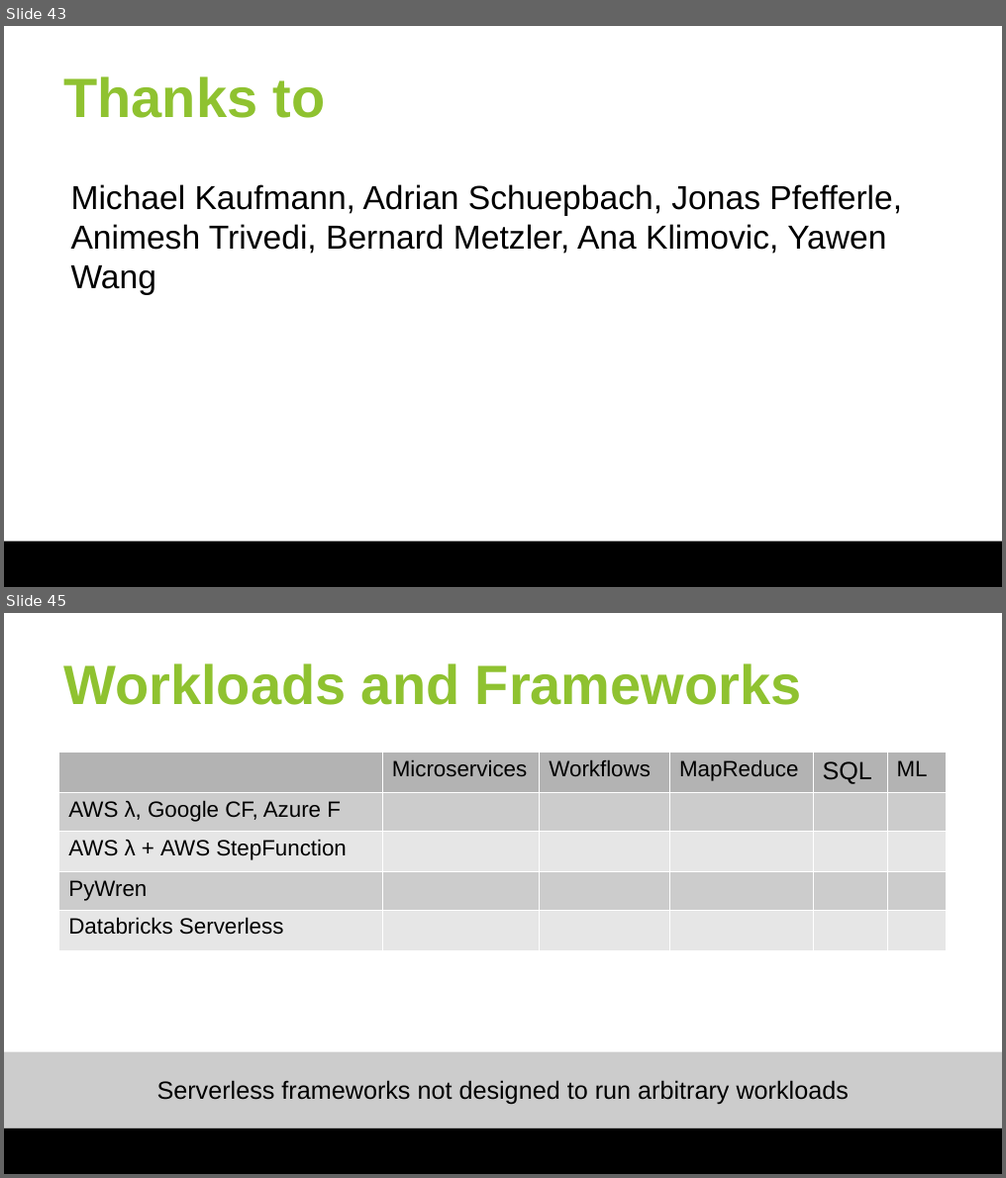
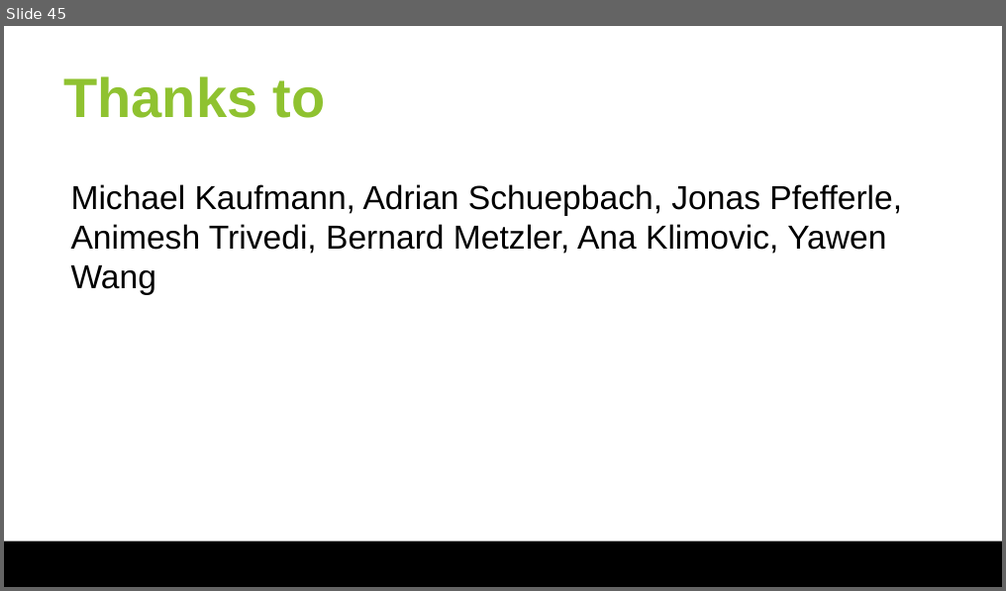
Before and after one commit to huangyibo/spark-summit-18, a slide deck: slides/spark-summit-18.odp. Shown one above the other, each under a label of ours: slides 43 and 45 before the commit, slide 45 after it; the slides between them are not shown. The pictures are 1006x1178 and 1006x591 pixels, drawn with LibreOffice and Linux fonts; fonts in the diff are those of the drawing; background and template pictures are left out. Boxes give left, top, right and bottom in pixels: in the first picture for what was removed or moved away, otherwise in the second. Text is boxed around its words. In the diff, an @@ line names an element or a change of style, - is before the commit and + after.

```diff
--- a/slides/spark-summit-18.odp
+++ b/slides/spark-summit-18.odp
@@ slide 45 removed at (4, 613, 1002, 1174), background #FFFFFF; not listed: 1 template element that a slide beside it also shows @@
@@ title removed at (64, 663, 802, 705) @@
-Workloads and Frameworks
@@ table removed at (58, 752, 945, 951), 5 rows, 6 columns @@
- | Microservices | Workflows | MapReduce | SQL | ML
-AWS λ, Google CF, Azure F |  |  |  |  | 
-AWS λ + AWS StepFunction |  |  |  |  | 
-PyWren |  |  |  |  | 
-Databricks Serverless |  |  |  |  | 
@@ rectangle removed at (4, 1053, 1002, 1128) @@
-Serverless frameworks not designed to run arbitrary workloads
@@ what was slide 43 is now slide 45 @@
```
Also in this commit, not shown: 3 slides changed, 2 slides added, 1 other slide removed, 1 other file.
